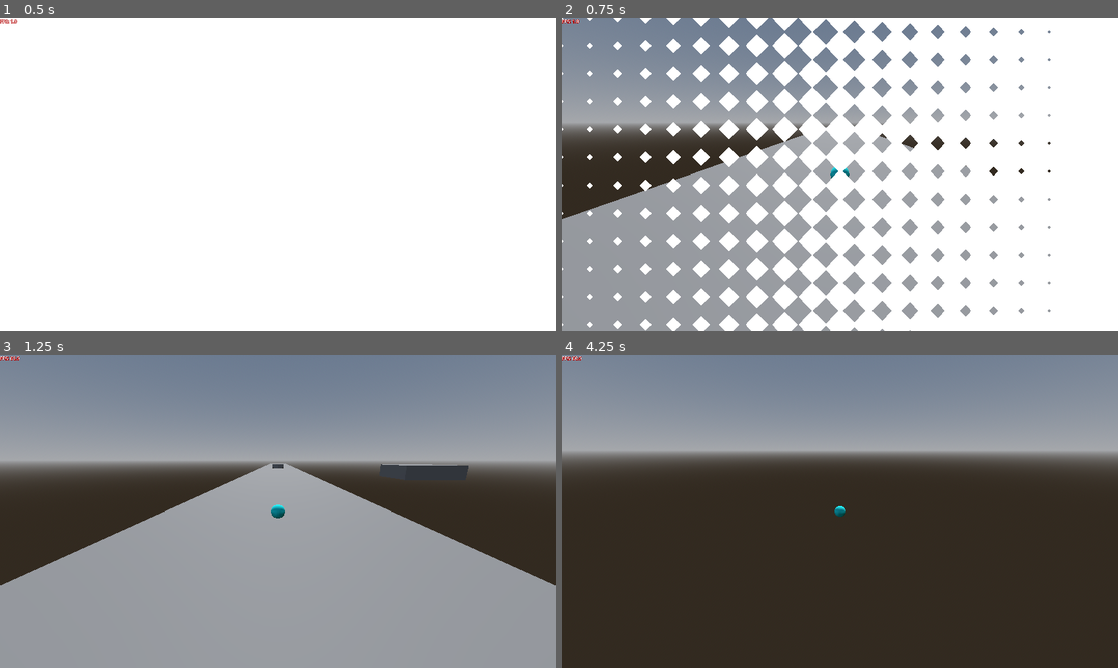
Above: before the commit, frames 1-4 (two rows, left to right).
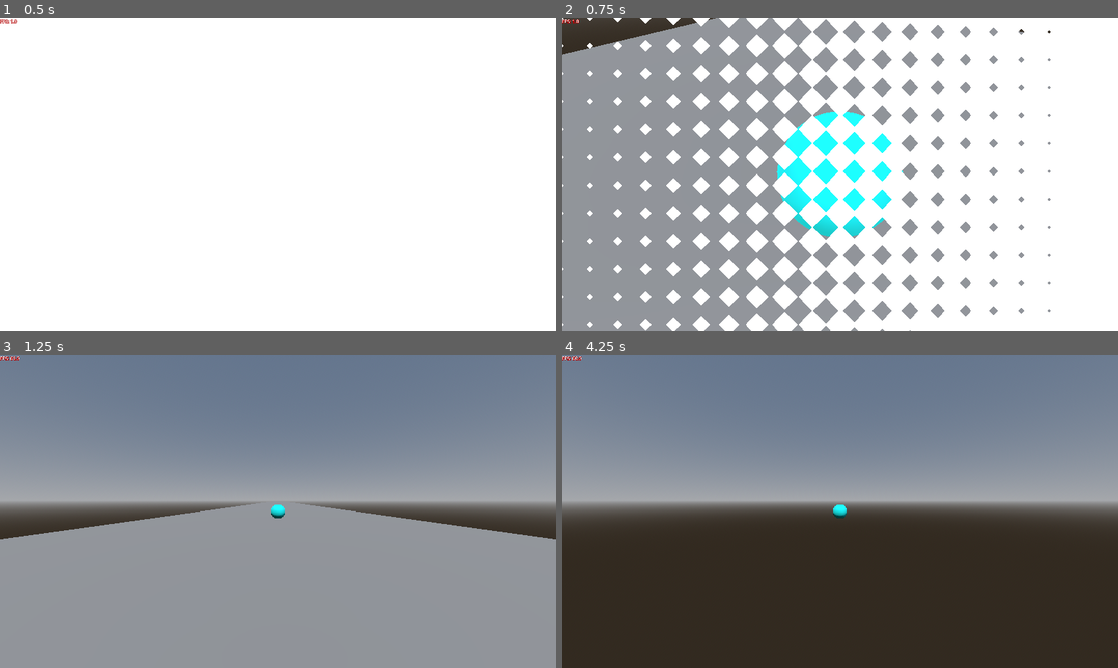
Above: after the commit, the same moments.

Repository: Cami-Cat/Dink-2026
Game: Godot game, scene res://Scenes/Core/GameCore/game_core.tscn
The game is run twice, just before and just after one commit, with the same random seed, the same clock (stepped at 60 frames per second) and the same inputs.
Inputs (mouse positions are in pixels of both pictures, inside the frame that each line leads up to):
- Up to frame 1 (0.5 s): no input
- Up to frame 2 (0.75 s): move the mouse to (962, 158) at 0.52 s; click (962, 158) at 0.6 s
- Up to frame 3 (1.25 s): right-click (400, 495) at 0.8 s
- Up to frame 4 (4.25 s): drag from (728, 527) to (812, 574) at 1.27 s; move the mouse to (895, 442) at 2.02 s; click (895, 442) at 2.1 s; right-click (895, 442) at 2.3 s; drag from (812, 574) to (673, 464) at 2.77 s; move the mouse to (1006, 558) at 3.52 s; click (1006, 558) at 3.6 s; right-click (1006, 558) at 3.8 s

Frame 1 is identical in both runs. In frame 2, 14% of the frame differs, in the area x 0-88%, y 0-70%; in frame 3, 25%; in frame 4, 31%, in the area x 0-100%, y 18-54%.

Commit message:
add zooming and orbiting

Diff:
--- a/Scenes/BaseScene/scene_base_3d.tscn
+++ b/Scenes/BaseScene/scene_base_3d.tscn
@@ -73,8 +73,8 @@
 trigger_on_enter = [NodePath("../Pin Camera")]
 area_size = Vector3(76, 9.345, 1.595)
 
-[node name="@CollisionShape3D@64198" type="CollisionShape3D" parent="World Origin/Level/Trigger Area" unique_id=2117052884]
-shape = SubResource("BoxShape3D_4l7u4")
+[node name="@CollisionShape3D@74973" type="CollisionShape3D" parent="World Origin/Level/Trigger Area" unique_id=221400323]
+shape = SubResource("BoxShape3D_kuxhc")
 debug_color = Color(0.875, 0, 0.236, 1)
 
 [node name="Trigger Area2" parent="World Origin/Level" unique_id=1637487406 node_paths=PackedStringArray("trigger_on_enter") instance=ExtResource("7_ekuh2")]
@@ -82,15 +82,13 @@
 trigger_on_enter = [NodePath("../Pusher")]
 area_size = Vector3(76, 9.345, 1.595)
 
-[node name="@CollisionShape3D@64200" type="CollisionShape3D" parent="World Origin/Level/Trigger Area2" unique_id=1241866092]
-shape = SubResource("BoxShape3D_kuxhc")
+[node name="@CollisionShape3D@74975" type="CollisionShape3D" parent="World Origin/Level/Trigger Area2" unique_id=1650080659]
+shape = SubResource("BoxShape3D_oaptf")
 debug_color = Color(0.875, 0, 0.236, 1)
 
 [node name="Pusher" parent="World Origin/Level" unique_id=2033328119 instance=ExtResource("7_4l7u4")]
-transform = Transform3D(2.0632358, 0, 0, 0, 3.806621, 0, 0, 0, 3.5745676, 42.564003, -0.83243656, -47.586273)
+transform = Transform3D(2.216719, 0, 0, 0, 3.806621, 0, 0, 0, 3.5745676, 42.564003, -0.83243656, -47.586273)
 move_to = Vector3(-40.54, 0, 0)
-move_over_time = 0.5
-required_stage = 0
 
 [node name="SpawnPoint" type="Node3D" parent="World Origin/Level" unique_id=185932641]
 transform = Transform3D(1, 0, 0, 0, 1, 0, 0, 0, 1, 0, -1.3125931, 0.052856445)
--- a/Scenes/Level/Objects/pusher.tscn
+++ b/Scenes/Level/Objects/pusher.tscn
@@ -9,7 +9,7 @@
 points = PackedVector3Array(-4, -0.5, -2, -4, 0.5, -2, 4, -0.5, -2, -4, -0.5, 2, -4, 0.5, 2, 4, 0.5, -2, 4, -0.5, 2, 4, 0.5, 2)
 
 [sub_resource type="BoxShape3D" id="BoxShape3D_amx8r"]
-size = Vector3(0.22473145, 1, 3.977295)
+size = Vector3(0.22473145, 1, 3.7729187)
 
 [node name="Pusher" type="Node3D" unique_id=2033328119]
 script = ExtResource("1_a7von")
@@ -27,7 +27,7 @@
 [node name="Area3D" type="Area3D" parent="MeshInstance3D" unique_id=193948498]
 
 [node name="CollisionShape3D" type="CollisionShape3D" parent="MeshInstance3D/Area3D" unique_id=1118160008]
-transform = Transform3D(1, 0, 0, 0, 1, 0, 0, 0, 1, -4.001235, 0, -0.0057373047)
+transform = Transform3D(1, 0, 0, 0, 1, 0, 0, 0, 1, -4.001235, 0, 0.008224487)
 shape = SubResource("BoxShape3D_amx8r")
 
 [connection signal="body_entered" from="MeshInstance3D/Area3D" to="." method="_on_launch_body_entered"]
--- a/Scripts/Class/Level/Objects/pusher.gd
+++ b/Scripts/Class/Level/Objects/pusher.gd
@@ -1,4 +1,3 @@
-@tool
 class_name Pusher extends ObjectBase
 
 @onready var collision_shape_3d: CollisionShape3D = $MeshInstance3D/StaticBody3D/CollisionShape3D
@@ -7,39 +6,13 @@
 @export var move_to : Vector3 :
 	set(a):
 		move_to = a
-		if !Engine.is_editor_hint() : return
-		draw_collision_at_move_to()
 @export var pusher_power : float = 100.0
 @export var move_over_time : float = 0.5
 
 var preview_collision : CollisionShape3D
 var start_position : Vector3
 
-func create_preview_collision() -> void:
-	if !is_node_ready():
-		await ready
-	destroy_preview_collision()
-	preview_collision = CollisionShape3D.new()
-	preview_collision.shape = collision_shape_3d.shape.duplicate()
-	preview_collision.position = move_to
-	add_child(preview_collision)
-	preview_collision.owner = get_tree().edited_scene_root
-	return
-
-func destroy_preview_collision() -> void:
-	if preview_collision:
-		preview_collision.free()
-	return
-
-func draw_collision_at_move_to() -> void:
-	if !preview_collision:
-		create_preview_collision()
-	preview_collision.position = move_to
-	return
-
 func _ready() -> void:
-	if Engine.is_editor_hint():
-		return
 	super()
 	start_position = global_position
 	return
--- a/Scripts/Viewports/Camera/main_camera.gd
+++ b/Scripts/Viewports/Camera/main_camera.gd
@@ -2,10 +2,18 @@
 
 @export var follow_target : Node3D
 @export var follow_distance : float = 15.0
+@export var max_follow_distance : float = 15.0
+@export var min_follow_distance : float = 5.0
+@export var scroll_distance_change : float = 2.0
 @export var follow_acceleration : float = 50.0
 @export var max_speed : float = 350.0
+@export var rotation_speed : float = 0.5
 
 var current_speed : float = 20.0
+var is_orbiting : bool = false
+
+var orbit_angle_y: float = 0.0
+var orbit_angle_x: float = -0.2
 
 func _ready() -> void:
 	if !follow_target : return
@@ -14,7 +22,11 @@
 func _process(delta: float) -> void:
 	if !follow_target: return
 
-	var target_pos = follow_target.global_position + Vector3(0.0, follow_distance * 0.25, follow_distance)
+	var camera_offset := Vector3.FORWARD
+	camera_offset = camera_offset.rotated(Vector3.RIGHT, orbit_angle_x)
+	camera_offset = camera_offset.rotated(Vector3.UP, orbit_angle_y)
+
+	var target_pos = follow_target.global_position + (camera_offset * follow_distance) + Vector3(0.0, follow_distance * 0.25, 0.0)
 	var distance_to_target = global_position.distance_to(target_pos)
 
 	var target_speed = clamp(distance_to_target * follow_acceleration, -max_speed, max_speed)
@@ -23,3 +35,30 @@
 	global_position = global_position.move_toward(target_pos, current_speed * delta)
 	look_at(follow_target.global_position)
 	return
+
+func _input(event: InputEvent) -> void:
+	if Input.is_action_just_pressed("RightClick"):
+		is_orbiting = true
+	if Input.is_action_just_released("RightClick"):
+		is_orbiting = false
+	if event is InputEventMouseMotion:
+		if !is_orbiting: return
+
+		var rotation_amount : Vector2 = event.relative * deg_to_rad(rotation_speed)
+
+		orbit_angle_y -= rotation_amount.x
+		orbit_angle_x = clamp(orbit_angle_x + rotation_amount.y, deg_to_rad(-80), deg_to_rad(10))
+		return
+	if event is InputEventMouseButton:
+		if event.button_index == MOUSE_BUTTON_WHEEL_DOWN:
+			var tween = create_tween()
+			tween.tween_property(self, "follow_distance", clamp(follow_distance + scroll_distance_change, min_follow_distance, max_follow_distance), 0.1)
+			await tween.finished
+			tween.kill()
+			return
+		if event.button_index == MOUSE_BUTTON_WHEEL_UP:
+			var tween = create_tween()
+			tween.tween_property(self, "follow_distance", clamp(follow_distance - scroll_distance_change, min_follow_distance, max_follow_distance), 0.1)
+			await tween.finished
+			tween.kill()
+			return
--- a/project.godot
+++ b/project.godot
@@ -57,6 +57,11 @@
 "events": [Object(InputEventMouseButton,"resource_local_to_scene":false,"resource_name":"","device":-1,"window_id":0,"a …(253 unchanged characters)…
 ]
 }
+RightClick={
+"deadzone": 0.2,
+"events": [Object(InputEventMouseButton,"resource_local_to_scene":false,"resource_name":"","device":-1,"window_id":0,"alt_pressed":false,"shift_pressed":false,"ctrl_pressed":false,"meta_pressed":false,"button_mask":0,"position":Vector2(0, 0),"global_position":Vector2(0, 0),"factor":1.0,"button_index":2,"canceled":false,"pressed":false,"double_click":false,"script":null)
+]
+}
 
 [rendering]
 
Not shown: 1 places in Scenes/BaseScene/scene_base_3d.tscn that only renumber resources
